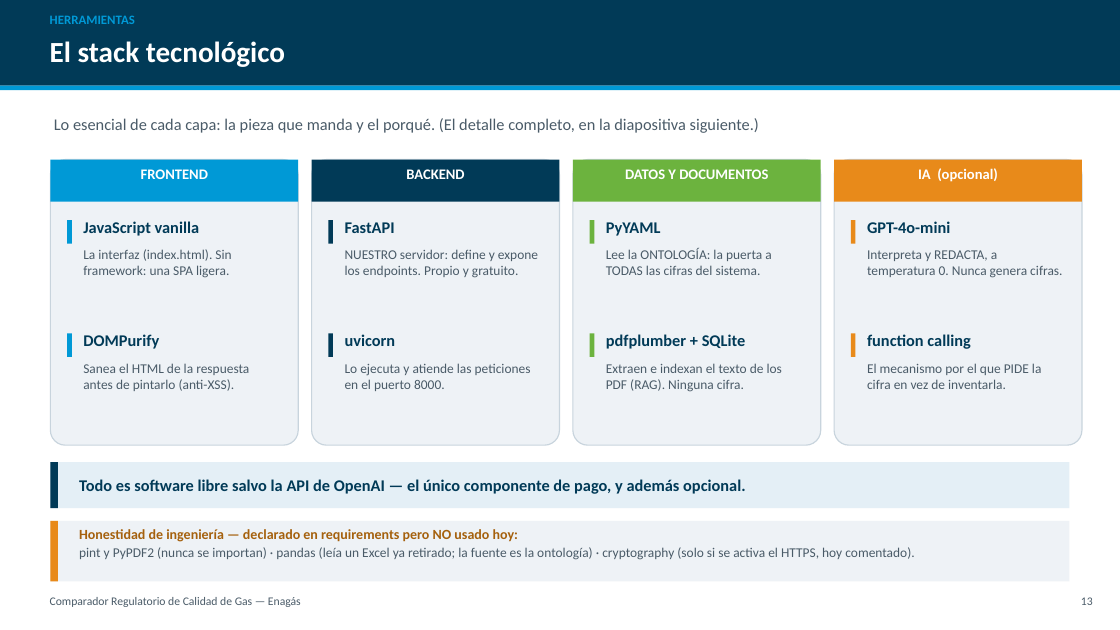
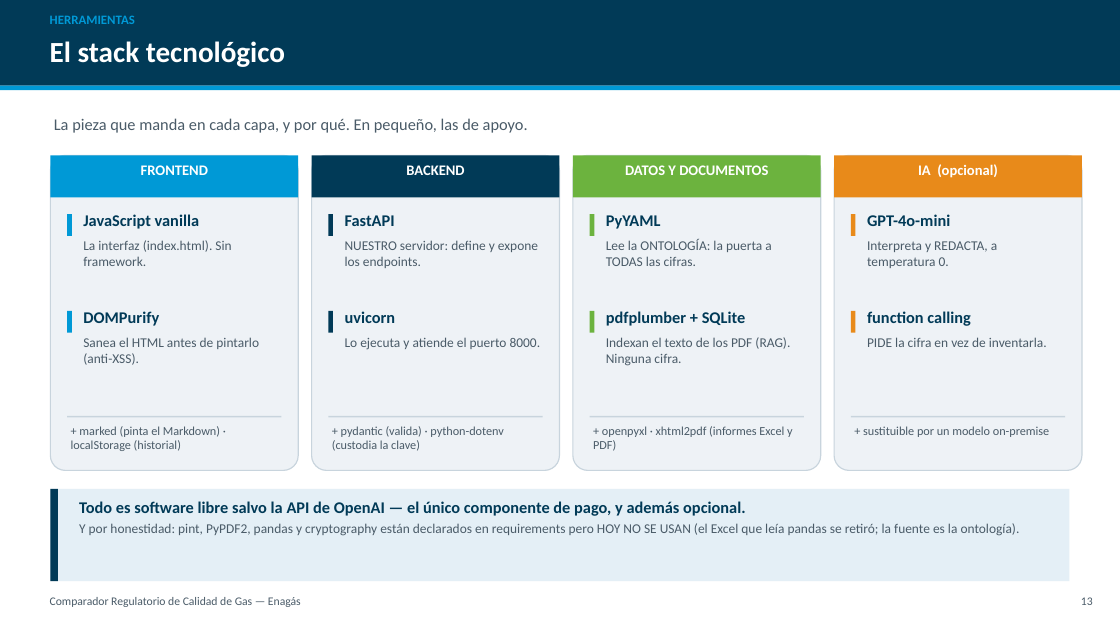
Before and after one commit to CarlosOlivaZurdo/ENAG-S_G1, a slide deck: slide 14 of docs/Presentacion_Comparador_Gas.pptx. Drawn at 1120x630 pixels with LibreOffice and Linux fonts; fonts in the diff are those of the drawing. Boxes give left, top, right and bottom in pixels: in the first picture for what was removed or moved away, otherwise in the second. Text is boxed around its words. In the diff, an @@ line names an element or a change of style, - is before the commit and + after.

```diff
--- a/docs/Presentacion_Comparador_Gas.pptx
+++ b/docs/Presentacion_Comparador_Gas.pptx
@@ text at bbox=[54, 118, 528, 133]: text changed @@
-Lo esencial de cada capa: la pieza que manda y el porqué. (El detalle completo, en la diapositiva siguiente.)
+La pieza que manda en cada capa, y por qué. En pequeño, las de apoyo.
@@ rounded rectangle: place and size @@
-rounded rectangle at bbox=[50, 160, 298, 445]
+rounded rectangle at bbox=[50, 155, 298, 471]
@@ rounded rectangle: place and size @@
-rounded rectangle at bbox=[312, 160, 560, 445]
+rounded rectangle at bbox=[312, 155, 560, 471]
@@ rounded rectangle: place and size @@
-rounded rectangle at bbox=[573, 160, 821, 445]
+rounded rectangle at bbox=[573, 155, 821, 471]
@@ rounded rectangle: place and size @@
-rounded rectangle at bbox=[834, 160, 1082, 445]
+rounded rectangle at bbox=[834, 155, 1082, 471]
@@ text at bbox=[606, 239, 771, 266]: text changed @@
-Lee la ONTOLOGÍA: la puerta a TODAS las cifras del sistema.
+Lee la ONTOLOGÍA: la puerta a TODAS las cifras.
@@ 8 texts, 8 rectangles: place and size @@
-8 texts, 8 rectangles at bbox=[50, 160, 1082, 244]
+8 texts, 8 rectangles at bbox=[50, 155, 1082, 236]
@@ text at bbox=[83, 240, 231, 266]: text changed @@
-La interfaz (index.html). Sin framework: una SPA ligera.
+La interfaz (index.html). Sin framework.
@@ text at bbox=[345, 240, 538, 268]: text changed @@
-NUESTRO servidor: define y expone los endpoints. Propio y gratuito.
+NUESTRO servidor: define y expone los endpoints.
@@ text at bbox=[867, 241, 997, 268]: text changed @@
-Interpreta y REDACTA, a temperatura 0. Nunca genera cifras.
+Interpreta y REDACTA, a temperatura 0.
@@ 4 texts, 4 rectangles: place and size @@
-4 texts, 4 rectangles at bbox=[67, 334, 970, 357]
+4 texts, 4 rectangles at bbox=[67, 311, 970, 333]
@@ text at bbox=[83, 337, 259, 365]: text changed @@
-Sanea el HTML de la respuesta antes de pintarlo (anti-XSS).
+Sanea el HTML antes de pintarlo (anti-XSS).
@@ text at bbox=[345, 337, 541, 350]: text changed @@
-Lo ejecuta y atiende las peticiones en el puerto 8000.
+Lo ejecuta y atiende el puerto 8000.
@@ text at bbox=[606, 337, 790, 366]: text changed @@
-Extraen e indexan el texto de los PDF (RAG). Ninguna cifra.
+Indexan el texto de los PDF (RAG). Ninguna cifra.
@@ text at bbox=[867, 337, 1047, 347]: text changed @@
-El mecanismo por el que PIDE la cifra en vez de inventarla.
+PIDE la cifra en vez de inventarla.
@@ rectangle added at bbox=[67, 416, 281, 418], fill #C8D4DD @@
@@ rectangle added at bbox=[329, 416, 543, 418], fill #C8D4DD @@
@@ rectangle added at bbox=[590, 416, 804, 418], fill #C8D4DD @@
@@ rectangle added at bbox=[851, 416, 1065, 418], fill #C8D4DD @@
@@ text added at bbox=[71, 426, 220, 451], 10.5 pt, text #4A5B68 @@
++ marked (pinta el Markdown) · localStorage (historial)
@@ text added at bbox=[332, 426, 503, 451], 10.5 pt, text #4A5B68 @@
++ pydantic (valida) · python-dotenv (custodia la clave)
@@ text added at bbox=[593, 426, 793, 451], 10.5 pt, text #4A5B68 @@
++ openpyxl · xhtml2pdf (informes Excel y PDF)
@@ text added at bbox=[863, 426, 1049, 437], 10.5 pt, text #4A5B68 @@
++ sustituible por un modelo on-premise
@@ rectangle: place and size @@
-rectangle at bbox=[50, 462, 1070, 508]
+rectangle at bbox=[50, 489, 1070, 581]
@@ rectangle: place and size @@
-rectangle at bbox=[50, 462, 58, 508]
+rectangle at bbox=[50, 489, 58, 581]
@@ text "Todo es software libre salvo ...": place and size @@
-text "Todo es software libre salvo ..." at bbox=[79, 479, 745, 494]
+text "Todo es software libre salvo ..." at bbox=[79, 501, 1020, 535]
@@ text "Todo es software libre salvo ..." at bbox=[79, 501, 1020, 535]: vertical alignment middle to top @@
@@ text at bbox=[79, 501, 745, 516]: less space between paragraphs @@
@@ rectangle removed at bbox=[50, 521, 1070, 581] @@
@@ rectangle removed at bbox=[50, 521, 58, 581] @@
@@ text at bbox=[79, 523, 1020, 535]: paragraph added @@
+Y por honestidad: pint, PyPDF2, pandas y cryptography están declarados en requirements pero HOY NO SE USAN (el Excel que leía pandas se retiró; la fuente es la ontología).
@@ text removed at bbox=[79, 529, 914, 560] @@
-Honestidad de ingeniería — declarado en requirements pero NO usado hoy:
-pint y PyPDF2 (nunca se importan) · pandas (leía un Excel ya retirado; la fuente es la ontología) · cryptography (solo si se activa el HTTPS, hoy comentado).
```
Also in this commit, not shown: 5 other slides changed, 2 slides removed, 1 other file.
